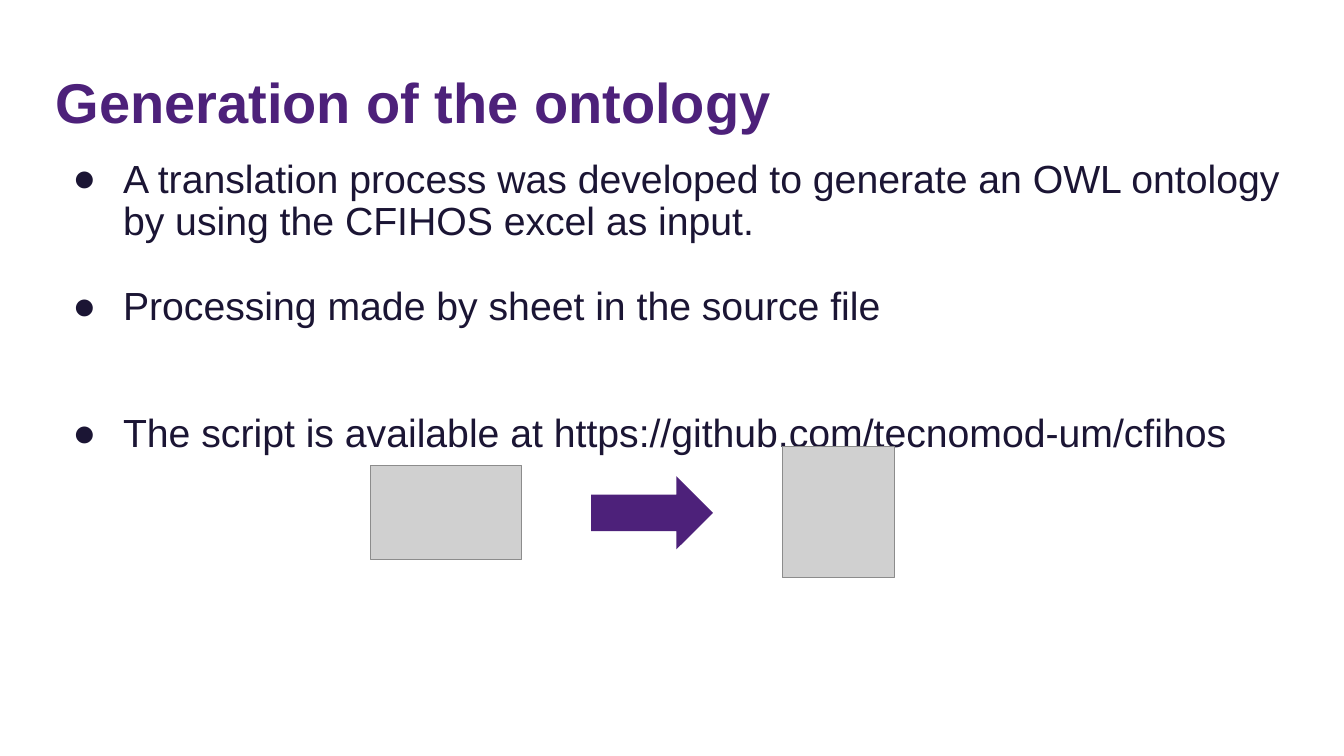
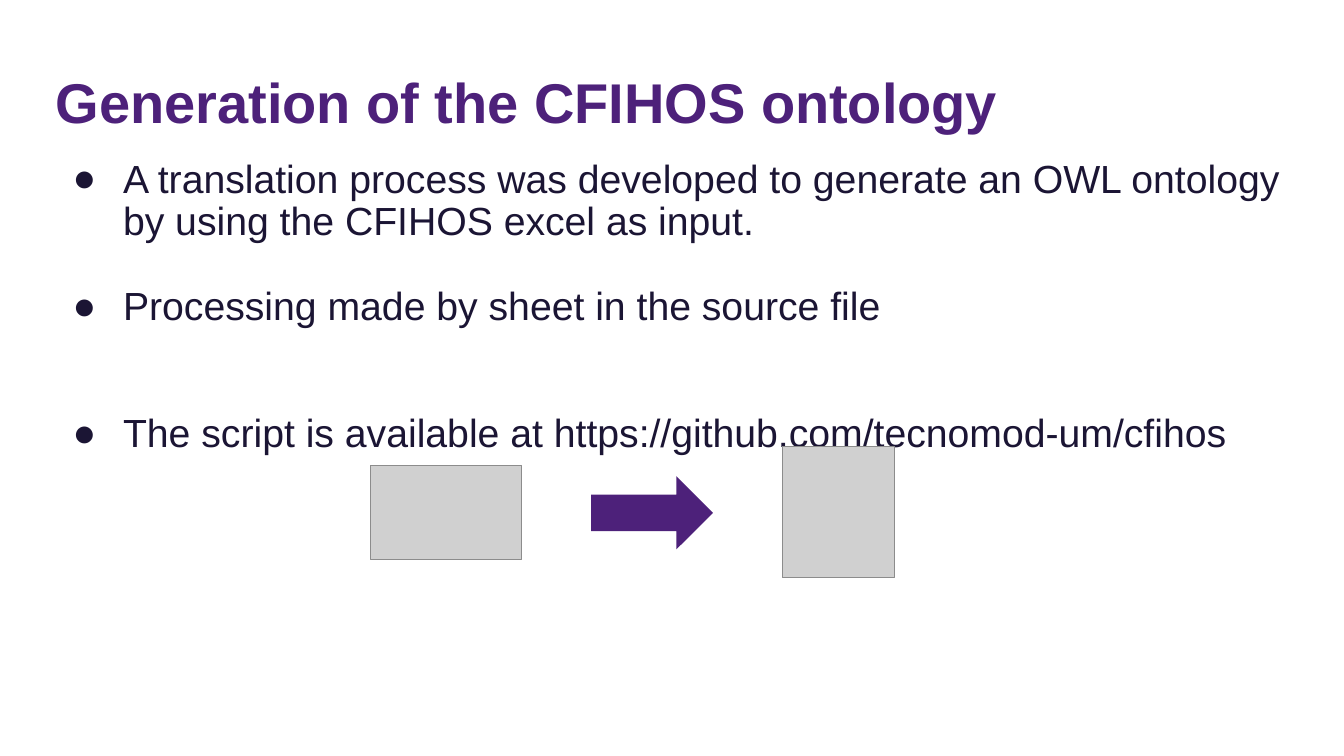
Before and after one commit to tecnomod-um/cfihos, a slide deck: slide 11 of docs/cfihos-ontology.pptx (slide 12 before the commit). Drawn at 1344x756 pixels with LibreOffice and Linux fonts; fonts in the diff are those of the drawing; grey boxes stand for pictures. Boxes give left, top, right and bottom in pixels: in the first picture for what was removed or moved away, otherwise in the second. Text is boxed around its words. In the diff, an @@ line names an element or a change of style, - is before the commit and + after.

```diff
--- a/docs/cfihos-ontology.pptx
+++ b/docs/cfihos-ontology.pptx
@@ title at (56, 82, 997, 133): text changed @@
-Generation of the ontology
+Generation of the CFIHOS ontology
```
Also in this commit, not shown: 7 other slides changed.
